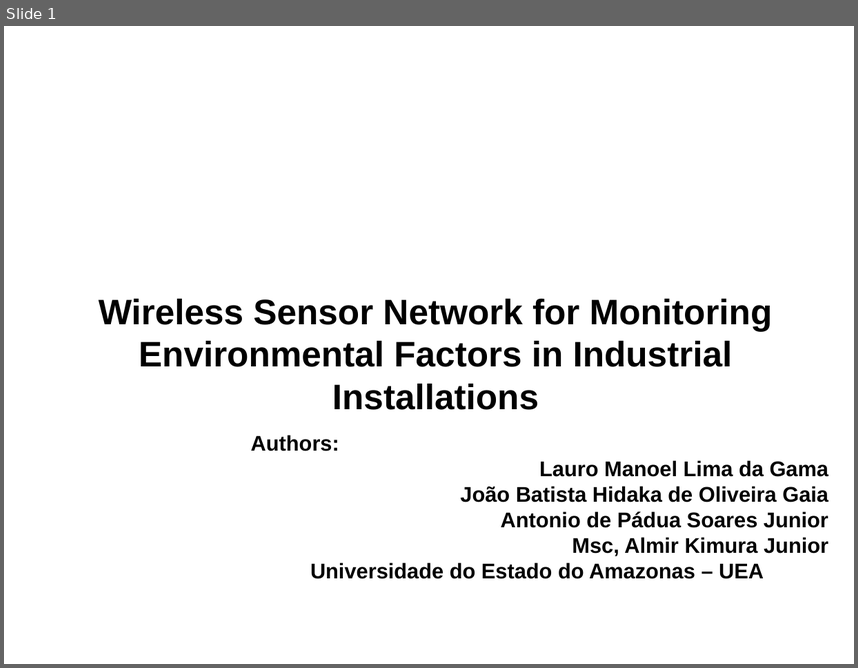
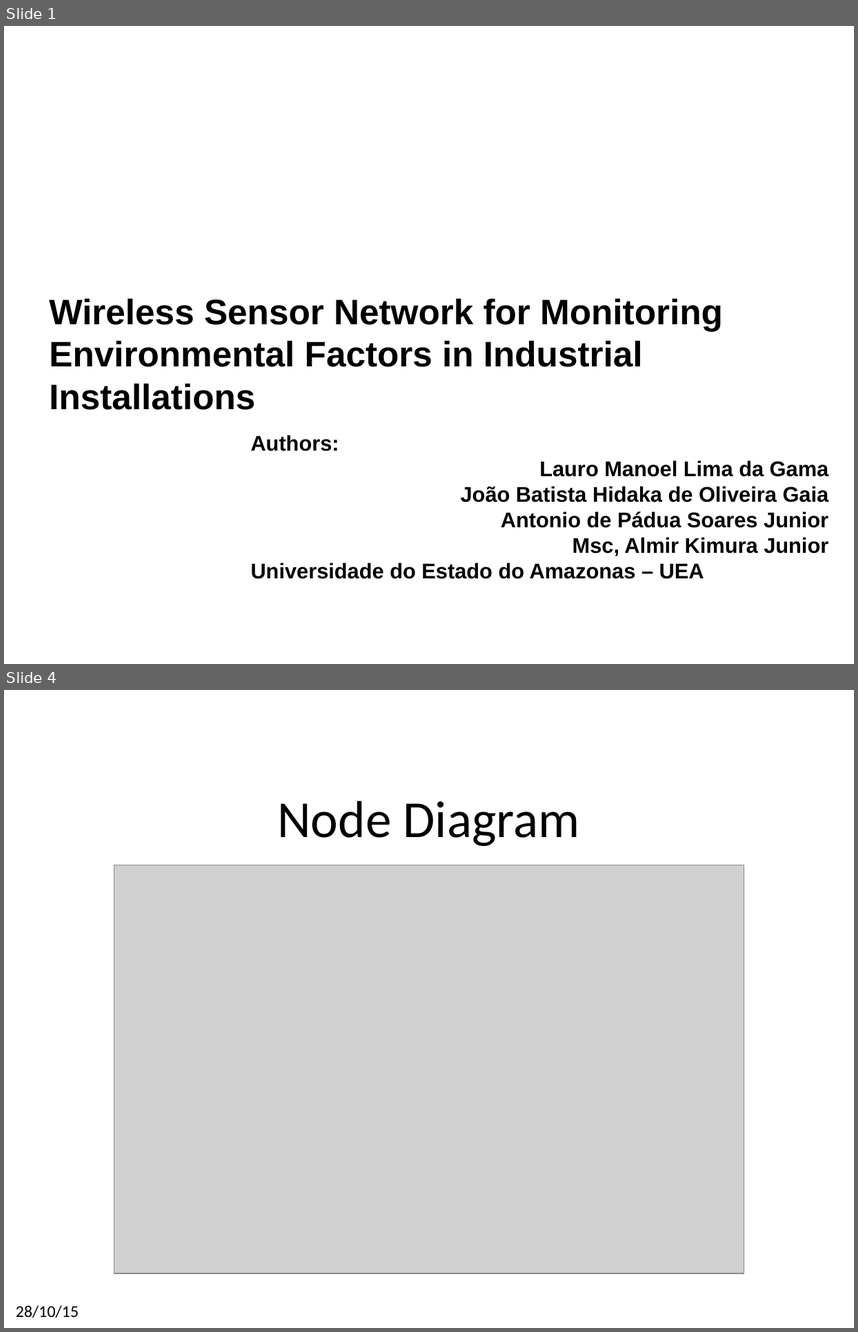
Before and after one commit to laurogama/artigo_pos, a slide deck: formato_chilecon/presentation/presentation_template.pptx. Shown one above the other, each under a label of ours: slide 1 before the commit, slides 1 and 4 after it; the slides between them are not shown. The pictures are 858x668 and 858x1332 pixels, drawn with LibreOffice and Linux fonts; fonts in the diff are those of the drawing; grey boxes stand for pictures; background and template pictures are left out. Boxes give left, top, right and bottom in pixels: in the first picture for what was removed or moved away, otherwise in the second. Text is boxed around its words. In the diff, an @@ line names an element or a change of style, - is before the commit and + after.

```diff
--- a/formato_chilecon/presentation/presentation_template.pptx
+++ b/formato_chilecon/presentation/presentation_template.pptx
@@ slide 4 added at bbox=[4, 690, 854, 1328], background picture (left out) @@
@@ text added at bbox=[277, 800, 580, 846], 44 pt, text #000000 @@
+Node Diagram
@@ picture added at bbox=[114, 865, 744, 1273] @@
@@ text added at bbox=[16, 1305, 79, 1317], 14 pt, text #000000 @@
+28/10/15
@@ slide 1 changed as well @@
@@ text "Wireless Sensor Network for Monitoring ..." at bbox=[49, 298, 723, 410]: alignment centre to left @@
@@ text "Authors:" at bbox=[251, 434, 829, 579]: less space between paragraphs; alignment centre to left @@
```
Also in this commit, not shown: 2 other slides changed, 13 other slides added, 4 slides removed, 16 other files.
